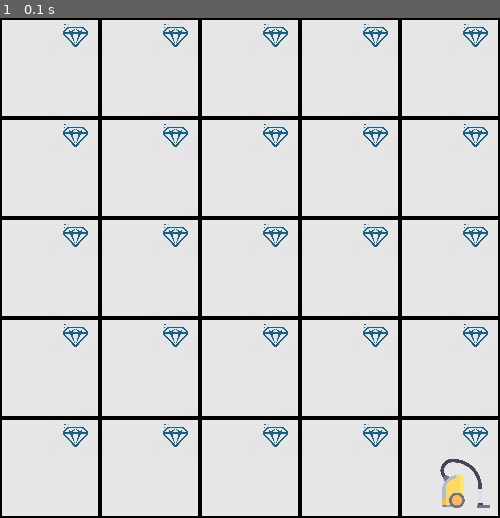
Above: before the commit, frame 1.
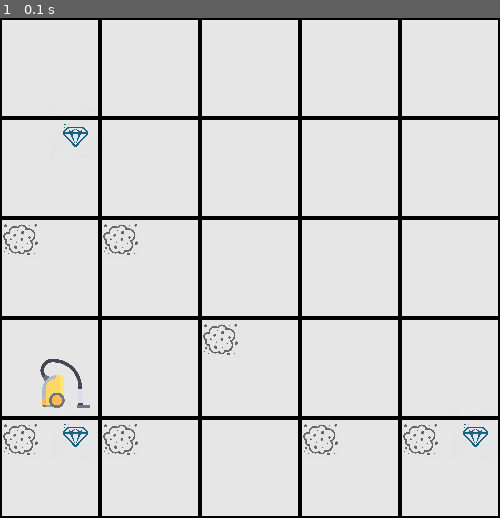
Above: after the commit, the same moment.

Repository: EloyMartinez/AI-TP1-UQAC
Game: pygame game, started from src/main.py
Same seed, same stepped clock (60 frames per second), same inputs: the game is played once before the commit and once after it.
Inputs:
- Up to frame 1 (0.1 s): no input

The runs differ from the first frame. In frame 1, 3.1% of the frame differs, in the area x 0-98%, y 1-98%.

Commit message:
FINITOOOO

Diff:
--- a/src/agent/aspi.py
+++ b/src/agent/aspi.py
@@ -7,14 +7,12 @@
 
 class Aspi:
 
-    def __init__(self, x, y, ressources):
+    def __init__(self, x, y):
         self._x = x
         self._y = y
-        self._ressources= ressources
         self._effecteurs= Effecteurs()
         self._bdi = Bdi()
         self._sensor = sensor(True)
-        self._points = 0
 
     def get_x(self):
         return self._x
@@ -34,11 +32,11 @@
     def get_effecteurs(self):
         return self._effecteurs
 
-    def set_ressources(self, effecteurs):
-        self._effecteurs = effecteurs
-
-    def set_ressources(self, ressources):
-        self._ressources = ressources
+    def set_sensor(self, sensor):
+        self._sensor = sensor
+
+    def get_sensor(self):
+        return self._sensor
 
     def get_bdi(self):
         return self._bdi
@@ -46,16 +44,13 @@
     def set_bdi(self,bdi):
         self._bdi=bdi
 
-    def set_points(self, points):
-        self._points = points
-
-    def get_points(self):
-       return self._points
 
     #Fonction qui va permettre à l'aspirateur de connaitre la grille
     def useSensor(self,grid):
         newgrid = self._sensor.capture(grid)
         self._bdi.set_belief(newgrid)
+        print("-1 use sensor")
+        self.get_sensor().set_performance(self.get_sensor().get_performance()-1)
 
     #Fonction qui va permettre de trouver la case sale la plus proche de nous
     def findBoxGoal(self):
@@ -250,7 +245,7 @@
 
     def bfsRecursive(self,arr,queue,visited,node):
         queue =    queue + node.expandBFS(arr,visited) ### node.expandBFS(arr,visited) + queue pour faire depth search
-        print(node.get_currentCase().get_coords())
+       # print(node.get_currentCase().get_coords())
         currentNode = queue[0]
         del queue[0]
         if queue == []:
@@ -294,10 +289,11 @@
                 self.get_effecteurs().move(self,a)
                 grid.update_vaccum((posx*100)+40, (posy*100)+40, self.get_x(),self.get_y())
             grid.main()
+            self.get_sensor().mesure_performance(self, a)
             # for x in range(0, 5):
             #     for y in range(0, 5):
             #         print(str(x) + " : " +str(y) )
             #         print("DIRT BELIEF:" + str(grid.get_arr()[x][y].get_dirt()) + "   JEWEL BELIEF:" + str(grid.get_arr()[x][y].get_jewel()))
             #         print("DIRT REEL:" + str(grid.get_arr()[x][y].get_dirt()) + "   JEWEL REEL:" + str(grid.get_arr()[x][y].get_jewel()))
 
-            time.sleep(0.3)
+            time.sleep(0.2)
--- a/src/agent/effecteurs.py
+++ b/src/agent/effecteurs.py
@@ -6,11 +6,11 @@
 class Effecteurs:
 
     def grab_jewel(self, Case):
-        print("ON MET JEWEL A FALSE : " + Case.get_coords() + "\n")
+        #print("ON MET JEWEL A FALSE : " + Case.get_coords() + "\n")
         Case.set_jewel(False)
 
     def clean_case(self, Case):
-        print("ON MET JEWEL ET DIRT A FALSE : " + Case.get_coords() + "\n")
+        #print("ON MET JEWEL ET DIRT A FALSE : " + Case.get_coords() + "\n")
         Case.set_dirt(False)
         Case.set_jewel(False)
 
--- a/src/agent/noeud.py
+++ b/src/agent/noeud.py
@@ -76,6 +76,8 @@
     #Fonction liste les actions possible de la case courante
     def possibleActions(self):
         actions = []
+        #( 'Jewel = ' +str(self._currentCase.get_jewel()) + "  Coord = " + str(self._currentCase.get_coords()))
+        #print( 'Dirt = ' +str(self._currentCase.get_jewel()) + "  Coord = " + str(self._currentCase.get_coords()))
         if self._currentCase.get_jewel() == 1:
             actions.append("grab")
         if self._currentCase.get_dirt() == 1:
@@ -94,14 +96,14 @@
     #Fonction qui va simuler les actions
     def actionCase(self,action,grid):
         currentActionCase = (grid)[self.get_currentCase().get_x()][self.get_currentCase().get_y()].clone()
-        if(action == "grab"):
-           # print("GRAB")
-            currentActionCase.set_jewel(False)
-        elif(action == "suck"):
-           # print("SUCK")
-            currentActionCase.set_jewel(False)
-            currentActionCase.set_dirt(False)
-        elif(action == "right"):
+        # if(action == "grab"):
+        #    # print("GRAB")
+        #     currentActionCase.set_jewel(False)
+        # elif(action == "suck"):
+        #    # print("SUCK")
+        #     currentActionCase.set_jewel(False)
+        #     currentActionCase.set_dirt(False)
+        if(action == "right"):
             if(currentActionCase.get_x() < 4):
                 currentActionCase = (grid)[self.get_currentCase().get_x()+1][self.get_currentCase().get_y()].clone()
                # print("RIGHT -> X : " + str(currentActionCase.get_x()) + " Y : " +str(currentActionCase.get_y()))
@@ -169,30 +171,30 @@
         #On clone a chaque fois donc ca bug
         currentActionCase = grid[self.get_currentCase().get_x()][self.get_currentCase().get_y()].clone()
         if(action == "grab"):
-            print("GRAB")
+           # print("GRAB")
             currentActionCase.set_jewel(False)
         elif(action == "suck"):
-            print("SUCK")
+           # print("SUCK")
             currentActionCase.set_jewel(False)
             currentActionCase.set_dirt(False)
         elif(action == "right"):
             if(currentActionCase.get_x() < 4):
                 currentActionCase = (grid)[self.get_currentCase().get_x()+1][self.get_currentCase().get_y()].clone()
-                print("RIGHT -> X : " + str(currentActionCase.get_x()) + " Y : " +str(currentActionCase.get_y()))
+             #   print("RIGHT -> X : " + str(currentActionCase.get_x()) + " Y : " +str(currentActionCase.get_y()))
         elif(action == "left"):
             if(currentActionCase.get_x() > 0):
                 currentActionCase= (grid)[self.get_currentCase().get_x()-1][self.get_currentCase().get_y()].clone()
-                print("LEFT -> X : " +str(currentActionCase.get_x()) + " Y : " +str(currentActionCase.get_y()))
+             #   print("LEFT -> X : " +str(currentActionCase.get_x()) + " Y : " +str(currentActionCase.get_y()))
 
         elif(action == "down"):
             if(currentActionCase.get_y() < 4):
                 currentActionCase= (grid)[self.get_currentCase().get_x()][self.get_currentCase().get_y()+1].clone()
-                print("DOWN -> X : " +str(currentActionCase.get_x()) + " Y : " +str(currentActionCase.get_y()))
+               # print("DOWN -> X : " +str(currentActionCase.get_x()) + " Y : " +str(currentActionCase.get_y()))
 
         elif(action == "up"):
             if(currentActionCase.get_y() > 0):
                 currentActionCase= (grid)[self.get_currentCase().get_x()][self.get_currentCase().get_y()-1].clone()
-                print("UP -> X : " + str(currentActionCase.get_x()) + " Y : " + str(currentActionCase.get_y()))
+              #  print("UP -> X : " + str(currentActionCase.get_x()) + " Y : " + str(currentActionCase.get_y()))
 
         return currentActionCase
 
--- a/src/agent/sensor.py
+++ b/src/agent/sensor.py
@@ -2,6 +2,32 @@
 
     def __init__(self,isOn):
         self._isOn = isOn
+        self.perfomance = 0
 
-    def capture(slef,grid):
+    def get_performance(self):
+        return self.perfomance
+
+    def set_performance(self, new_performance):
+        self.perfomance = new_performance
+
+    def capture(self,grid):
         return grid.clone()
+
+    def mesure_performance(self,aspi,action):
+        perf = self.get_performance()
+        if(action=='grab'):
+            print("+10 car GRAB")
+            perf = perf + 5
+        if(action == 'suck'):
+            if((aspi.get_bdi().get_belief()[aspi.get_x()][aspi.get_y()]).get_jewel()):
+                print("-30 car SUCK jewel")
+                perf = perf - 30
+            else:
+                perf = perf + 10
+                print("+20 car SUCK")
+            print("-1 car suck")
+            perf = perf - 1 #L'energie depense
+        else:
+            print("-1 car bouger")
+            perf = perf - 1 #pour tout autre mouvement   ##si on bouge pas on depense pas d'energie
+        self.set_performance(perf)
--- a/src/envir/case.py
+++ b/src/envir/case.py
@@ -57,23 +57,26 @@
     # Methodes
     def generate_jewel(self):
         prob = random.random()
-        if(prob<1):
-            if (not self.get_jewel()):
-                self.set_jewel(True)
-                self.get_grid().add_jewel(self.get_x(),self.get_y())
-                logging.info("Bijoux ajoute en "+str(self.get_x())+","+str(self.get_y()))
-        else:
-            self._jewel = False
+        if (not self.get_jewel()):
+            if(prob<0.1):
+                    self.set_jewel(True)
+                    self.get_grid().add_jewel(self.get_x(),self.get_y())
+                    logging.info("Bijoux ajoute en "+str(self.get_x())+","+str(self.get_y()))
+            else:
+                self._jewel = False
 
     def generate_dirt(self):
+       # print("Dans le generate dirt")
         prob = random.random()
-        if(prob<0.6):
-            if (not self.get_dirt()):
-                self.set_dirt(True)
-                self.get_grid().add_dirt(self.get_x(),self.get_y())
-                logging.info("Salete ajoute en "+str(self.get_x())+","+str(self.get_y()))
-        else:
-            self._dirt = False
+        if (not self.get_dirt()):
+            if(prob<0.3):
+                    #print("TRUUUE")
+                    self.set_dirt(True)
+                    #print("generate : " + str(self.get_dirt()))
+                    self.get_grid().add_dirt(self.get_x(),self.get_y())
+                    logging.info("Salete ajoute en "+str(self.get_x())+","+str(self.get_y()))
+            else:
+                self._dirt = False
 
     #force add dirt to enable easy testing
     def forceDirt(self):
--- a/src/envir/grid.py
+++ b/src/envir/grid.py
@@ -66,7 +66,9 @@
         for i in range(0,self._cols):
             for j in range(0,self._rows):
                 (self._arr[i][j]).generate_jewel()
-        (self._arr[0][0]).generate_dirt()
+                (self._arr[i][j]).generate_dirt()
+
+
 
 
 
@@ -82,7 +84,7 @@
 
 
     def display_dirt(self,x,y):
-        print("add_dirt : " + str(x) + "  " +str(y))
+        #print("add_dirt : " + str(x) + "  " +str(y))
         dirt = pygame.image.load('envir/img/dirt.png')
         pic_dirt = pygame.transform.scale(dirt, (40, 40))
         self._screen.blit(pic_dirt, (x,y))
@@ -90,7 +92,7 @@
 
 
     def display_jewel(self,x,y):
-        print("add_jewel : " + str(x) + "  " +str(y))
+        #print("add_jewel : " + str(x) + "  " +str(y))
         jewel = pygame.image.load('envir/img/jewel.png')
         pic_jewel = pygame.transform.scale(jewel, (50, 50))
         self._screen.blit(pic_jewel, (x+50,y-9))
--- a/src/main.py
+++ b/src/main.py
@@ -25,7 +25,7 @@
 
 def gestion_aspi(aspi, grille):
     while True:
-        print(grille.get_arr()[aspi.get_x()][aspi.get_y()].get_jewel())
+        #print(grille.get_arr()[aspi.get_x()][aspi.get_y()].get_jewel())
         mutex.acquire()
         try:
             aspi.useSensor(grille)
@@ -34,8 +34,7 @@
         aspi.setIntent()
         aspi.get_bdi().get_intent()
         aspi.update_pos(grille)
-        time.sleep(1)
-
+        time.sleep(0.5)
 
 
 
@@ -45,41 +44,19 @@
 if __name__ == "__main__":
 
     grille = Grid()
-    aspi = Aspi(4, 4, 1000)
+  #  aspi = Aspi(4, 4, 1000)
 
-    #aspi = Aspi(random.randint(0,4), random.randint(0,4), 1000)
-    # print("Les coordonnées de l'aspi : ")
-    # print("en x : " + str(aspi.get_x()))
-    # print("en y : " + str(aspi.get_y()))
+    aspi = Aspi(random.randint(0,4), random.randint(0,4))
+    grille.initialize()
+    grille.add_vaccum(aspi.get_x(), aspi.get_y())
+    grille.generate_environment()
 
-
-    #aspi = Aspi(grille.randomPlace(), grille.randomPlace(), 1000)
-
-    #a = grille.clone()
-    grille.initialize()
-
-   # grille.display()
-   # a.display()
-
-
-    #noeud = Noeud(None, 0, 0, "",0,grille.get_arr()[aspi.get_x()][aspi.get_y()])
-
-
-   # print(noeud.actionCase("down",grille).get_jewel())
-
-
-    grille.add_vaccum(aspi.get_x(), aspi.get_y())
-
-    sensor = sensor(True)
-
-
-    grille.generate_environment()
+    #print("Tour 1 case 0,0 : " + str(grille.get_arr()[0][0].get_dirt()))
+    #print("Tour 1 case 0,1 : " + str(grille.get_arr()[0][1].get_dirt()))
 
 
 
     ### THREAD NE MARCHE PAS
-
-
     #t1 = thrd.Thread(target = gestion_grille, args=(grille,))
     #t1.setDaemon(True)
     t2 = thrd.Thread(target = gestion_aspi, args=(aspi,grille,))
@@ -94,6 +71,13 @@
     #         print("JEWEL :" + str(aspi.get_bdi().get_belief()[x][y].get_jewel()))
 
     grille.main()
+    while True:
+        grille.generate_environment()
+        time.sleep(5)
+        print("\nPERFORMANCE : " +str(aspi.get_sensor().get_performance()) + "\n")
+    # print("Tour 2 case 0,0 : " + str(grille.get_arr()[0][0].get_dirt()))
+    # print("Tour 2 case 0,1 : " + str(grille.get_arr()[0][1].get_dirt()))
+
     # print("BELIEF :")
     # for x in range(0, 5):
     #     for y in range(0, 5):
@@ -102,7 +86,7 @@
     #         print("DIRT REEL:" + str(grille.get_arr()[x][y].get_dirt()) + "   JEWEL REEL:" + str(grille.get_arr()[x][y].get_jewel()))
 
 
-    time.sleep(30)
+    #time.sleep(30)
     # print("BELIEF :")
     # for x in range(0, 5):
     #     for y in range(0, 5):
@@ -133,35 +117,3 @@
 #     case = Case(grille.randomPlace(), grille.randomPlace(),False,False)
 #     case.generate_bijoux()
 #     case.generate_salete()
-
-
-'''
- boole = False
-
-    while True:
-        grille.generate_environment()
-        grille.main()
-        aspi.useSensor(grille)
-        aspi.setIntent()
-        aspi.update_pos(grille)
-
-        if(boole==False):
-
-            ### CLONE GRILLE
-            # array_clone = sensor.capture(grille)
-            # print(array_clone[aspi.get_x()][aspi.get_y()].get_jewel())
-            # print(array_clone[aspi.get_x()][aspi.get_y()].get_dirt())
-            # print(grille.get_arr()[aspi.get_x()][aspi.get_y()].get_jewel())
-            # print(grille.get_arr()[aspi.get_x()][aspi.get_y()].get_dirt())
-
-            ### CLONE DE LA CASE
-        #     print(grille.get_arr()[aspi.get_x()][aspi.get_y()-1].get_dirt())
-        #     print(grille.get_arr()[aspi.get_x()][aspi.get_y()-1].get_jewel())
-
-        #     print(noeud.actionCase("down",grille).get_jewel())
-
-        #     boole = True
-            boole = True
-
-        time.sleep(20)
-'''
